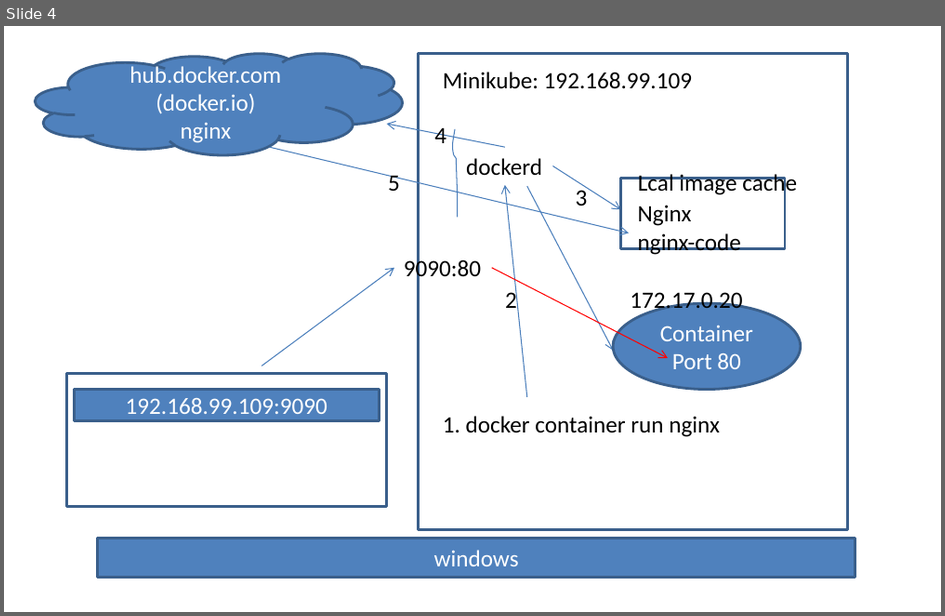
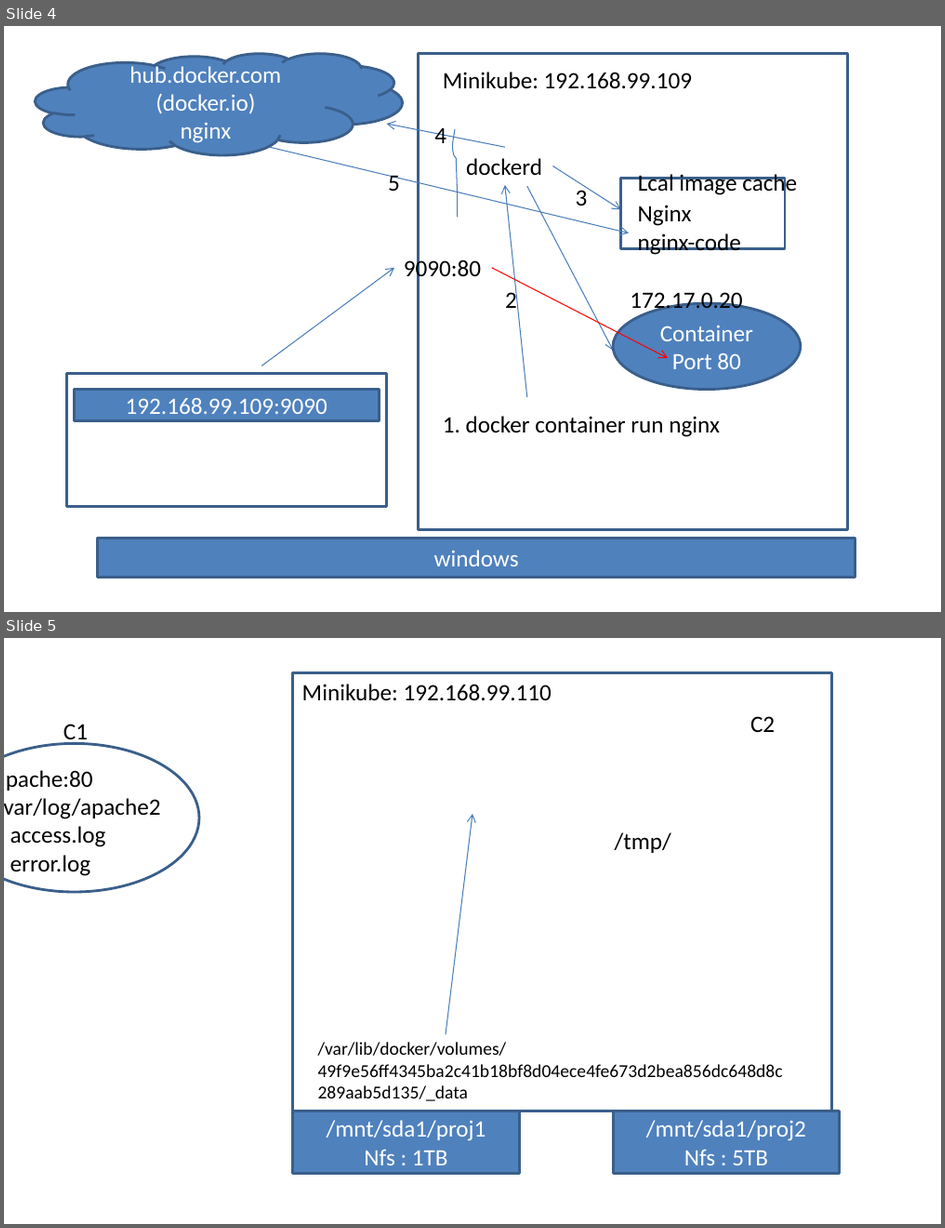
Before and after one commit to AdityaSP/ora-apr8-dock-kube, a slide deck: rough-diag.pptx. Shown one above the other, each under a label of ours: slide 4 before the commit, slides 4 and 5 after it. The pictures are 945x616 and 945x1228 pixels, drawn with LibreOffice and Linux fonts; fonts in the diff are those of the drawing. Boxes give left, top, right and bottom in pixels: in the first picture for what was removed or moved away, otherwise in the second. Text is boxed around its words. In the diff, an @@ line names an element or a change of style, - is before the commit and + after.

```diff
--- a/rough-diag.pptx
+++ b/rough-diag.pptx
@@ slide 5 added at [4,638,941,1224], background #FFFFFF @@
@@ rectangle added at [292,673,832,1111], outline #3A5F8C 2 pt @@
@@ text added at [303,684,552,701], 18 pt, text #000000 @@
+Minikube: 192.168.99.110
@@ text added at [751,716,775,732], 18 pt, text #000000 @@
+C2
@@ ellipse added at [4,743,200,891], outline #3A5F8C 2 pt @@
@@ text added at [64,724,88,745], 18 pt, text #000000 @@
+C1
@@ text added at [4,770,160,876], 18 pt, text #000000 @@
+apache:80
+/var/log/apache2
+access.log
+error.log
@@ arrow added from (446, 1034) to (473, 815), #4B7EBC 0.75 pt @@
@@ text added at [615,832,672,853], 18 pt, text #000000 @@
+/tmp/
@@ text added at [318,1042,507,1101], 14 pt, text #000000 @@
+/var/lib/docker/volumes/49f9e56ff4345ba2c41b18bf8d04ece4fe673d2bea856dc648d8c289aab5d135/_data
@@ rectangle added at [292,1110,519,1174], fill #4F81BD, outline #3A5F8C 2 pt, 18 pt, text #FFFFFF @@
+/mnt/sda1/proj1
+Nfs : 1TB
@@ rectangle added at [613,1110,840,1174], fill #4F81BD, outline #3A5F8C 2 pt, 18 pt, text #FFFFFF @@
+/mnt/sda1/proj2
+Nfs : 5TB
```
Also in this commit, not shown: 11 other slides added.
